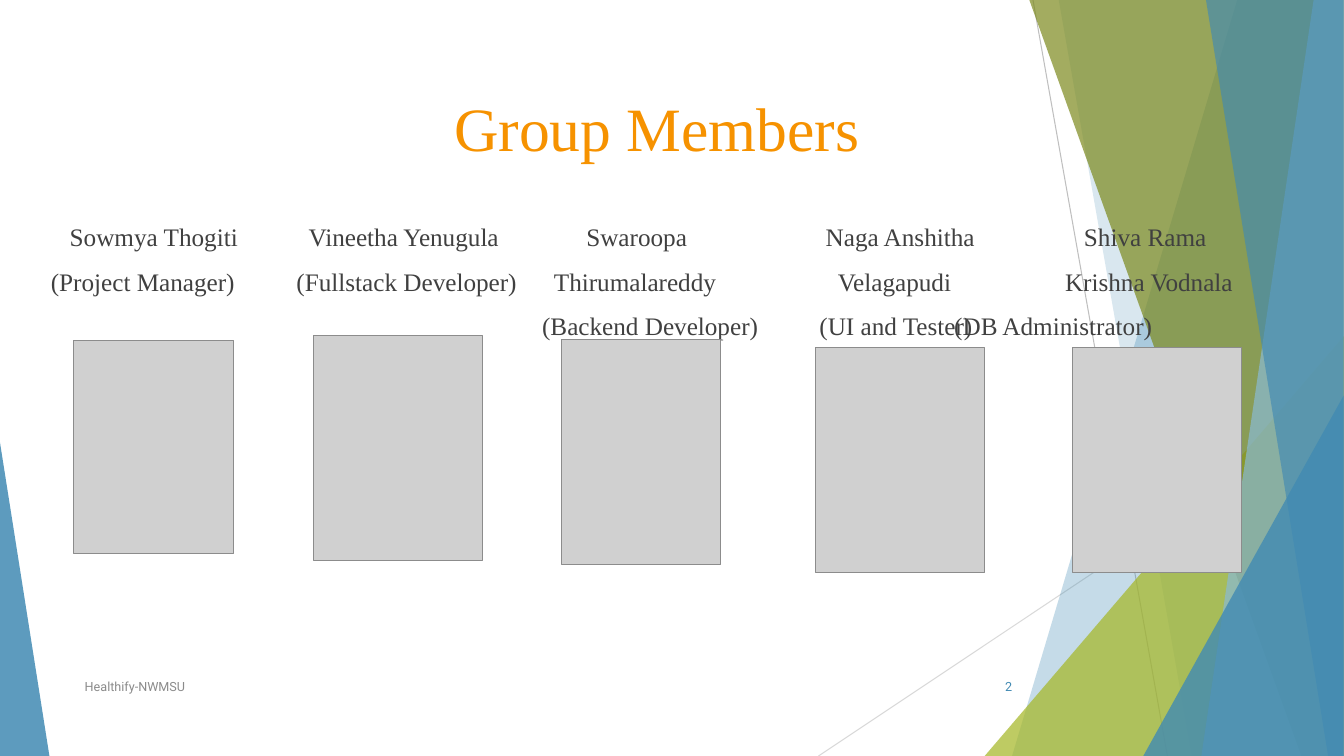
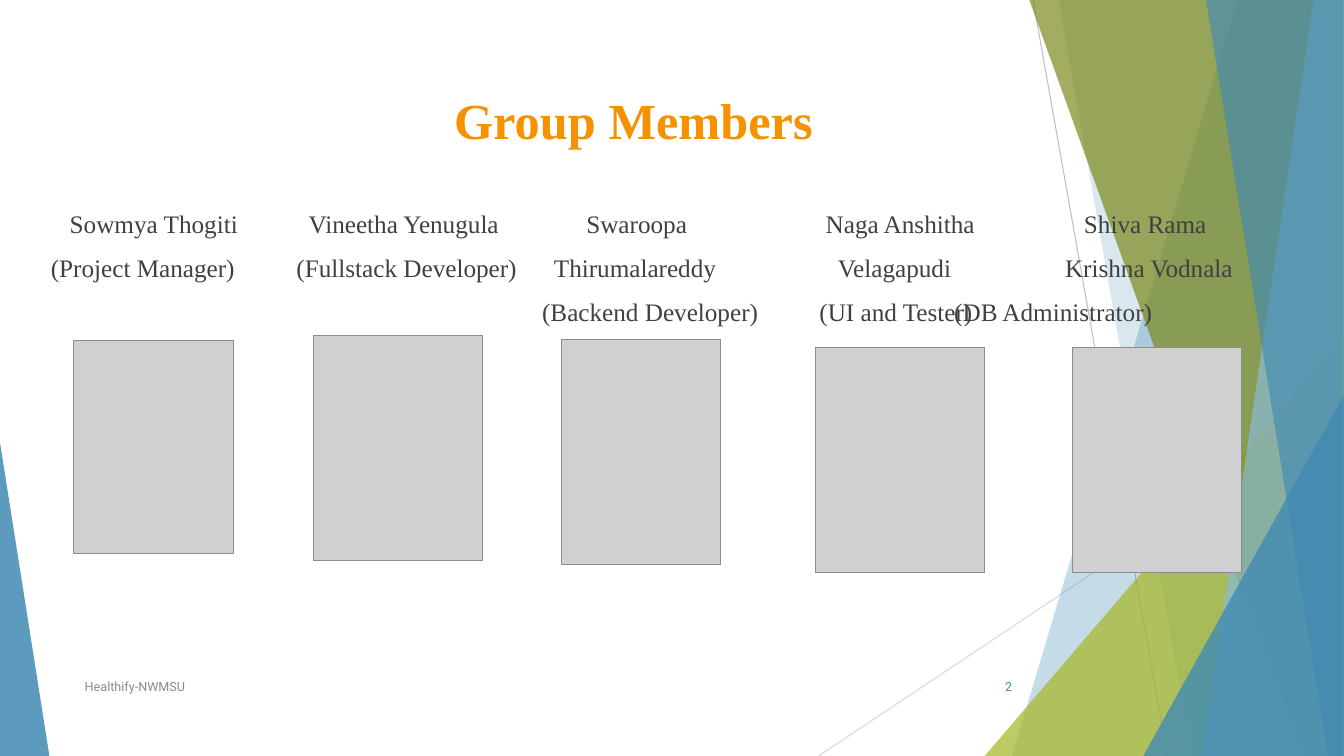
Before and after one commit to sowmyathogiti/Healthify, a slide deck: slide 2 of Healthify-NWMSU.pptx. Drawn at 1344x756 pixels with LibreOffice and Linux fonts; fonts in the diff are those of the drawing; grey boxes stand for pictures. Boxes give left, top, right and bottom in pixels: in the first picture for what was removed or moved away, otherwise in the second. Text is boxed around its words. In the diff, an @@ line names an element or a change of style, - is before the commit and + after.

```diff
--- a/Healthify-NWMSU.pptx
+++ b/Healthify-NWMSU.pptx
@@ text at [454, 104, 813, 150]: size 44 to 36 pt, bold on in "Group Members" @@
```
Also in this commit, not shown: 4 other slides changed.
